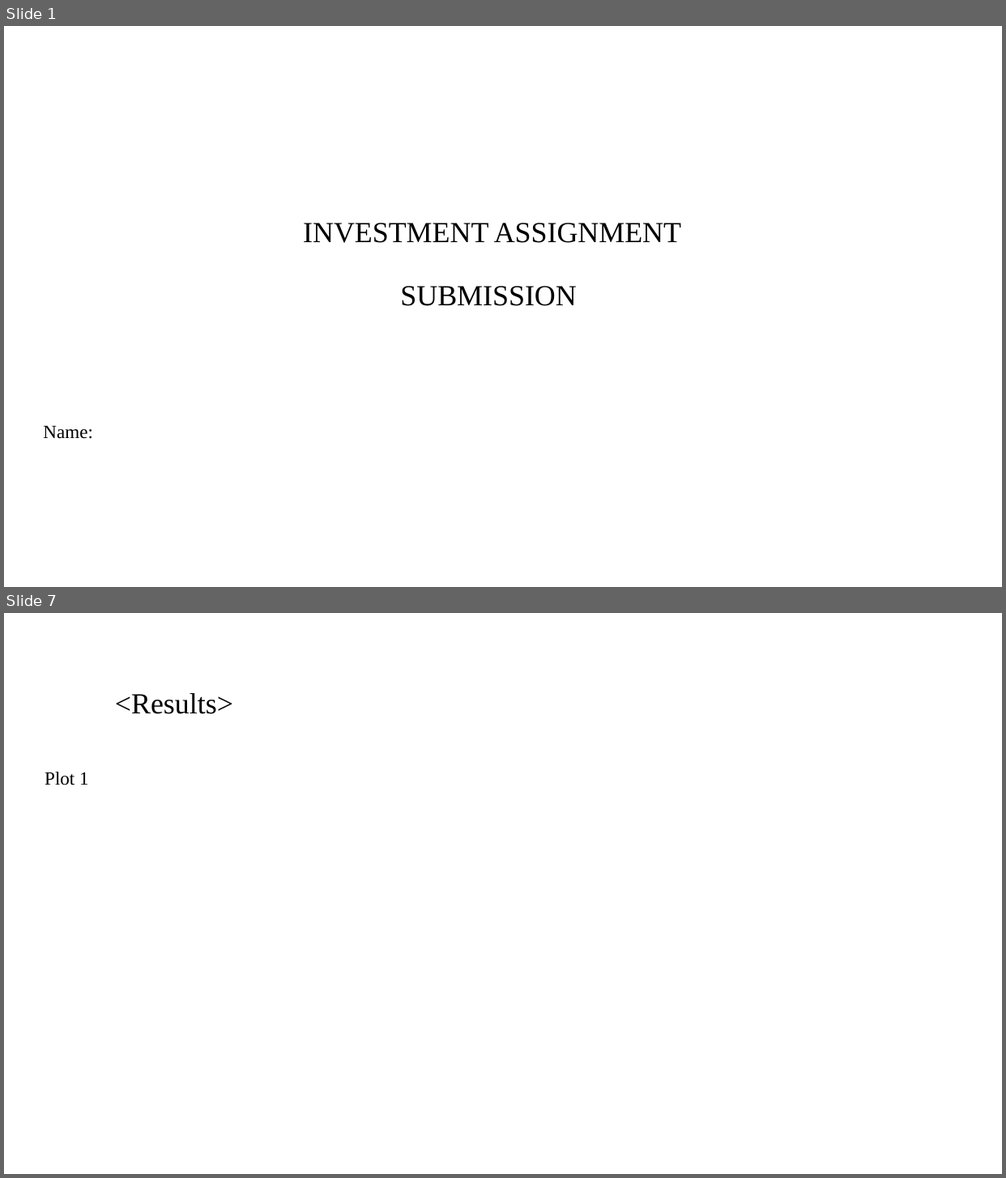
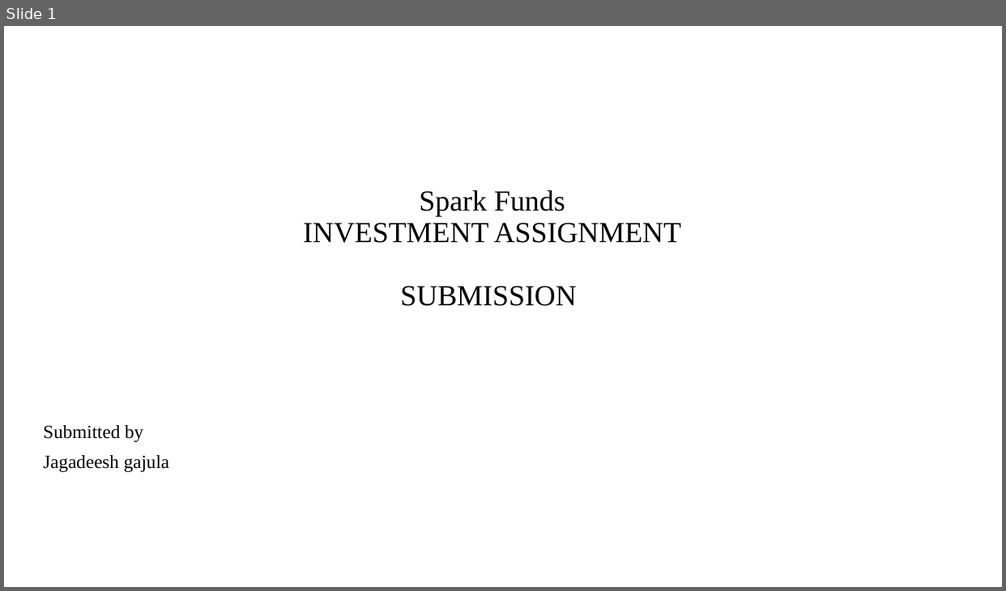
Before and after one commit to jagadeesh-gajula/Sparkfund_investment_analysis, a slide deck: INVEST.pptx. Shown one above the other, each under a label of ours: slides 1 and 7 before the commit, slide 1 after it; the slides between them are not shown. The pictures are 1006x1178 and 1006x591 pixels, drawn with LibreOffice and Linux fonts; fonts in the diff are those of the drawing; background and template pictures are left out. Boxes give left, top, right and bottom in pixels: in the first picture for what was removed or moved away, otherwise in the second. Text is boxed around its words. In the diff, an @@ line names an element or a change of style, - is before the commit and + after.

Commit message:
completed sparkfund analysis

```diff
--- a/INVEST.pptx
+++ b/INVEST.pptx
@@ slide 7 removed at (4, 613, 1002, 1174), background #FFFFFF @@
@@ title removed at (115, 693, 233, 714) @@
-<Results>
@@ text removed at (44, 772, 89, 786) @@
-Plot 1
@@ slide 1 changed as well @@
@@ title at (303, 190, 681, 306): text changed @@
-INVESTMENT ASSIGNMENT
-SUBMISSION
+Spark Funds
+INVESTMENT ASSIGNMENT
+SUBMISSION
@@ subtitle at (43, 425, 169, 472): text changed @@
-Name:
+Submitted by
+Jagadeesh gajula
```
Also in this commit, not shown: 1 other slide changed, 8 slides added, 7 other slides removed, 4 other files.
